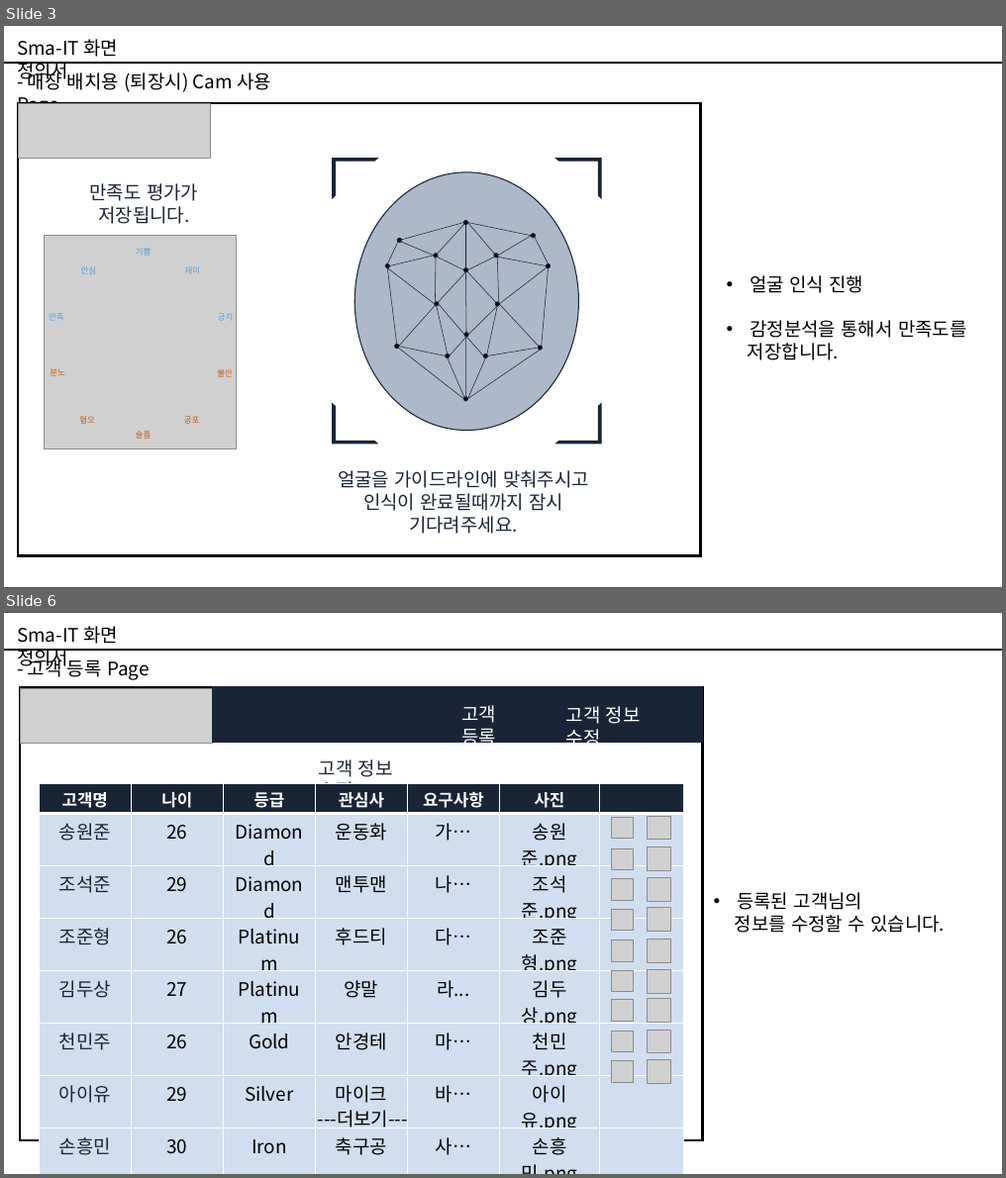
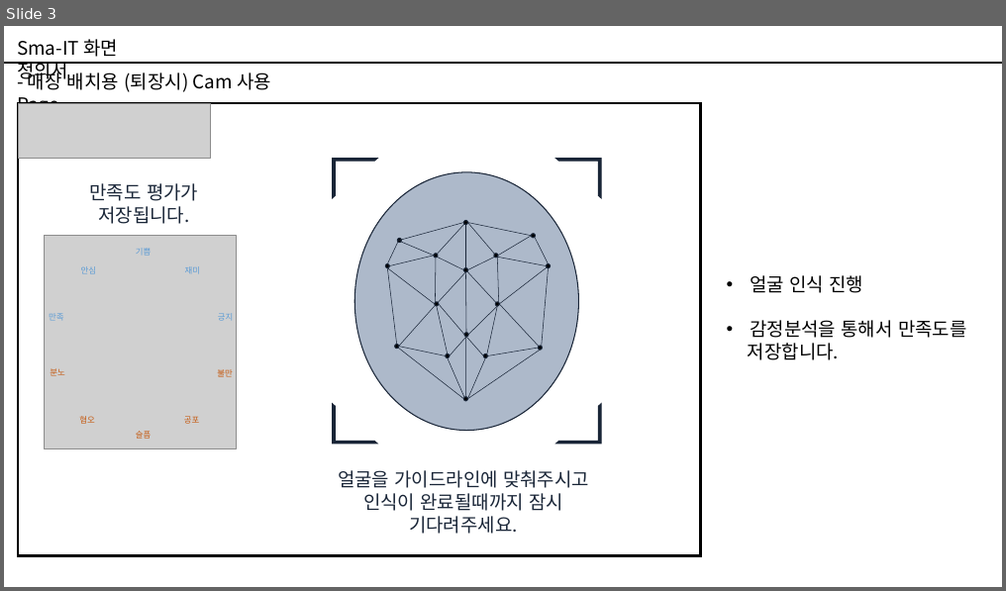
Before and after one commit to dnjswnsthd/Sma-IT, a slide deck: outputs/화면정의서.pptx. Shown one above the other, each under a label of ours: slides 3 and 6 before the commit, slide 3 after it; the slides between them are not shown. The pictures are 1006x1178 and 1006x591 pixels, drawn with LibreOffice and Linux fonts; fonts in the diff are those of the drawing; grey boxes stand for pictures. Boxes give left, top, right and bottom in pixels: in the first picture for what was removed or moved away, otherwise in the second. Text is boxed around its words. In the diff, an @@ line names an element or a change of style, - is before the commit and + after.

Commit message:
Fix S04P23D102-128 : 화면 정의서 수정 Add S04P23D102-129 : 화면별 테스트 케이스 작성

```diff
--- a/outputs/화면정의서.pptx
+++ b/outputs/화면정의서.pptx
@@ slide 6 removed at <box>4,613,1002,1174</box>, background #FFFFFF @@
@@ text removed at <box>17,626,118,669</box> @@
-Sma-IT 화면 정의서
@@ line removed from (4, 650) to (1002, 650) @@
@@ text removed at <box>28,657,150,680</box> @@
-- 고객 등록 Page
@@ rectangle removed at <box>21,688,703,1141</box> @@
@@ picture removed at <box>21,688,213,744</box> @@
@@ rectangle removed at <box>213,687,703,743</box> @@
@@ text removed at <box>461,705,496,750</box> @@
-고객 등록
@@ text removed at <box>566,706,641,750</box> @@
-고객 정보 수정
@@ text removed at <box>319,760,393,803</box> @@
-고객 정보 수정
@@ table removed at <box>40,783,684,1159</box>, 10 rows, 7 columns @@
-고객명 | 나이 | 등급 | 관심사 | 요구사항 | 사진 | 
-송원준 | 26 | Diamond | 운동화 | 가… | 송원준.png | 
-조석준 | 29 | Diamond | 맨투맨 | 나… | 조석준.png | 
-조준형 | 26 | Platinum | 후드티 | 다… | 조준형.png | 
-김두상 | 27 | Platinum | 양말 | 라... | 김두상.png | 
-천민주 | 26 | Gold | 안경테 | 마… | 천민주.png | 
-아이유 | 29 | Silver | 마이크 | 바… | 아이유.png | 
-손흥민 | 30 | Iron | 축구공 | 사… | 손흥민.png | 
-류현진 | 35 | Iron | 야구공 | 아… | 류현진.png | 
-김연아 | 32 | Iron | 얼음 | 자… | 김연아.png | 
@@ picture removed at <box>612,817,634,839</box> @@
@@ picture removed at <box>648,816,671,840</box> @@
@@ picture removed at <box>612,849,634,870</box> @@
@@ picture removed at <box>648,848,671,871</box> @@
@@ picture removed at <box>612,878,634,900</box> @@
@@ picture removed at <box>648,877,671,901</box> @@
@@ picture removed at <box>612,909,634,931</box> @@
@@ picture removed at <box>648,908,671,932</box> @@
@@ text removed at <box>735,892,944,933</box> @@
-• 등록된 고객님의
-정보를 수정할 수 있습니다.
@@ picture removed at <box>612,940,634,961</box> @@
@@ picture removed at <box>648,940,671,963</box> @@
@@ picture removed at <box>612,970,634,992</box> @@
@@ picture removed at <box>648,969,671,993</box> @@
@@ picture removed at <box>648,998,671,1023</box> @@
@@ picture removed at <box>612,1000,634,1022</box> @@
@@ picture removed at <box>612,1031,634,1053</box> @@
@@ picture removed at <box>648,1030,671,1054</box> @@
@@ picture removed at <box>612,1061,634,1083</box> @@
@@ picture removed at <box>648,1059,671,1084</box> @@
@@ text removed at <box>317,1110,407,1129</box> @@
----더보기---
```
Also in this commit, not shown: 4 slides changed, 1 slide added, 1 other file.
